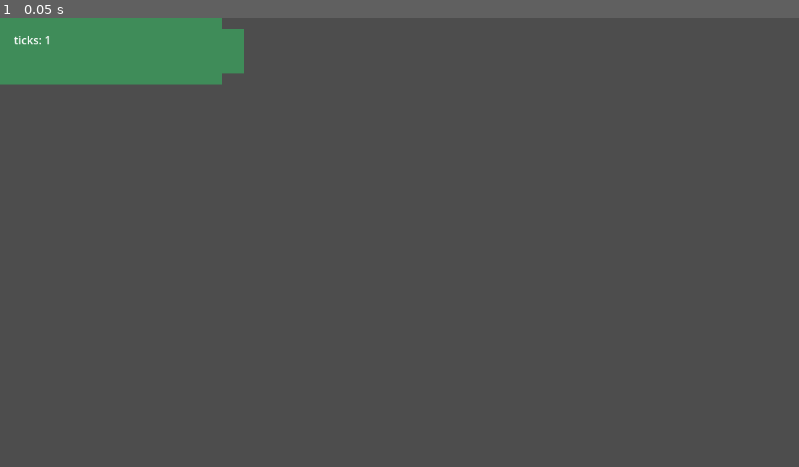
Above: before the commit, frame 1.
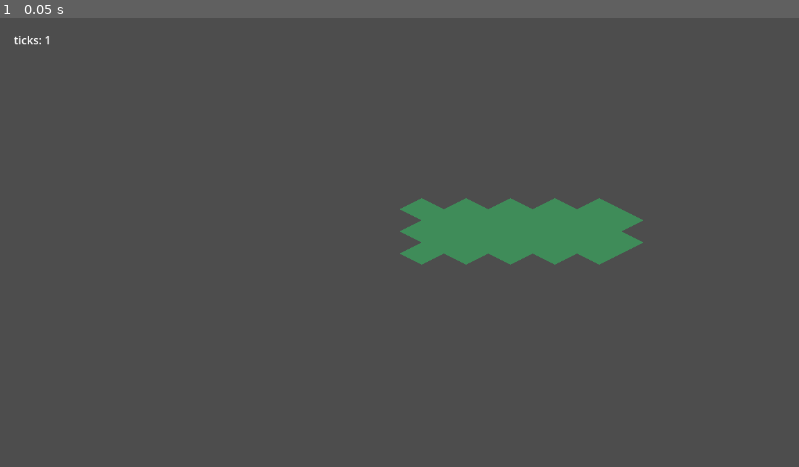
Above: after the commit, the same moment.

Repository: armoryworks/forge-factory
Game: Godot game, scene res://scenes/main.tscn
Same seed, same stepped clock (60 frames per second), same inputs: the game is played once before the commit and once after it.
Inputs:
- Up to frame 1 (0.05 s): no input

The runs differ from the first frame. In frame 1, 7.8% of the frame differs, in the area x 0-81%, y 0-56%.

Commit message:
render: implement iso review findings R1-R4
R1: iso_map.gd -> terrain_layer.gd, with an in-file boundary comment —
    TileMapLayer owns render layers 0-2 (terrain/decals/flat) only;
    machines and items (layers 3-4) live in a separate far-corner-sorted
    draw list, never here (isometric-design.md §3).
R2: add Camera2D; move TickLabel under a CanvasLayer so overlays stay
    screen-space and do not pan with the world (§6.3). Camera controller
    (zoom stops, zoom-to-cursor, pan) still unbuilt.
R3: rasterize the placeholder tile as a diamond with transparent corners
    (|dx/32| + |dy/16| > 1). Opaque rects overlap on iso cells and made
    the 5x5 grid render as one blob.
R4: default_texture_filter=0 (Nearest) — linear filtering gives back the
    diagonal shimmer that dimetric 2:1 was chosen to avoid (§1).

Verified: headless SIM_CHECK PASS; windowed Vulkan Forward+ boot clean on
RX 9070 XT, no script/scene errors. Zoomed-panning shimmer check needs a
camera controller to exist — deferred, logged as inventory B22.

Co-Authored-By: Claude Opus 4.8 <noreply@anthropic.com>

Diff:
--- a/game/project.godot
+++ b/game/project.godot
@@ -21,3 +21,4 @@
 [rendering]
 
 renderer/rendering_method="forward_plus"
+textures/canvas_textures/default_texture_filter=0
--- a/game/scenes/main.tscn
+++ b/game/scenes/main.tscn
@@ -1,14 +1,22 @@
 [gd_scene load_steps=3 format=3]
 
 [ext_resource type="Script" path="res://scripts/main.gd" id="1"]
-[ext_resource type="Script" path="res://scripts/iso_map.gd" id="2"]
+[ext_resource type="Script" path="res://scripts/terrain_layer.gd" id="2"]
 
 [node name="Main" type="Node2D"]
 script = ExtResource("1")
 
-[node name="IsoMap" type="TileMapLayer" parent="."]
+[node name="TerrainLayer" type="TileMapLayer" parent="."]
 script = ExtResource("2")
 
-[node name="TickLabel" type="Label" parent="."]
-position = Vector2(20, 20)
+[node name="Camera2D" type="Camera2D" parent="."]
+position = Vector2(0, 64)
+
+[node name="UILayer" type="CanvasLayer" parent="."]
+
+[node name="TickLabel" type="Label" parent="UILayer"]
+offset_left = 20.0
+offset_top = 20.0
+offset_right = 220.0
+offset_bottom = 43.0
 text = "ticks: 0"
--- a/game/scripts/iso_map.gd
+++ /dev/null
@@ -1,28 +0,0 @@
-extends TileMapLayer
-
-# Phase 2 stub: procedurally-generated placeholder isometric grid.
-# No art assets — a solid-color tile is generated at runtime.
-const GRID_SIZE := 5
-const TILE_W := 64
-const TILE_H := 32
-
-func _ready() -> void:
-	var tile_set := TileSet.new()
-	tile_set.tile_shape = TileSet.TILE_SHAPE_ISOMETRIC
-	tile_set.tile_size = Vector2i(TILE_W, TILE_H)
-
-	var img := Image.create(TILE_W, TILE_H, false, Image.FORMAT_RGBA8)
-	img.fill(Color(0.25, 0.55, 0.35, 1.0))
-	var tex := ImageTexture.create_from_image(img)
-
-	var source := TileSetAtlasSource.new()
-	source.texture = tex
-	source.texture_region_size = Vector2i(TILE_W, TILE_H)
-	source.create_tile(Vector2i(0, 0))
-	var source_id := tile_set.add_source(source)
-
-	self.tile_set = tile_set
-
-	for x in range(GRID_SIZE):
-		for y in range(GRID_SIZE):
-			set_cell(Vector2i(x, y), source_id, Vector2i(0, 0))
--- a/game/scripts/main.gd
+++ b/game/scripts/main.gd
@@ -5,7 +5,9 @@
 # sim loop advances independently of render frame rate.
 const TEST_DURATION_SEC := 3.0
 
-@onready var _tick_label: Label = $TickLabel
+# Overlays live under a CanvasLayer (screen space) so they do not pan or scale with the
+# world camera — isometric-design.md §6.3.
+@onready var _tick_label: Label = $UILayer/TickLabel
 
 var _start_msec := 0
 var _checked := false
--- /dev/null
+++ b/game/scripts/terrain_layer.gd
@@ -0,0 +1,64 @@
+extends TileMapLayer
+
+# RENDER BOUNDARY — see docs/isometric-design.md §3 and docs/iso-review-scaffold.md A1.
+#
+# This TileMapLayer owns render layers 0-2 ONLY: terrain, ground decals, and flat
+# coplanar entities (belts, pipes, foundations). Those layers are coplanar, so they draw
+# in raw grid iteration order at zero sort cost. That is what a tilemap is good at.
+#
+# Machines and items (layers 3-4) DO NOT belong here and must never be added to it.
+# They live in a separately-managed sorted draw list keyed on the footprint's FAR corner
+# (x+w + y+h + z*BIG) with a stable entity-id tiebreak. A tilemap is a grid of cells: it
+# has no concept of a multi-tile entity's far corner, and it sorts per-cell. Putting a
+# 3x3 assembler here sorts it as if it were a 1x1 at its origin, which draws it behind
+# belts that are visually in front of it — the classic isometric failure §3 exists to
+# prevent.
+#
+# Phase 2 stub: procedurally-generated placeholder grid. No art assets — the tile is
+# rasterized at runtime (isometric-design.md §5: placeholders are generated, never
+# borrowed).
+const GRID_SIZE := 5
+const TILE_W := 64
+const TILE_H := 32
+
+func _ready() -> void:
+	var tile_set := TileSet.new()
+	tile_set.tile_shape = TileSet.TILE_SHAPE_ISOMETRIC
+	tile_set.tile_size = Vector2i(TILE_W, TILE_H)
+
+	var tex := ImageTexture.create_from_image(_make_diamond_tile())
+
+	var source := TileSetAtlasSource.new()
+	source.texture = tex
+	source.texture_region_size = Vector2i(TILE_W, TILE_H)
+	source.create_tile(Vector2i(0, 0))
+	var source_id := tile_set.add_source(source)
+
+	self.tile_set = tile_set
+
+	for x in range(GRID_SIZE):
+		for y in range(GRID_SIZE):
+			set_cell(Vector2i(x, y), source_id, Vector2i(0, 0))
+
+# Rasterize the isometric cell as a diamond with transparent corners. A fully-opaque
+# rectangle is wrong: adjacent iso cells overlap by half a tile, so opaque neighbours
+# paint over each other and the grid renders as one blob instead of N diamonds.
+# Inside test is |dx/(W/2)| + |dy/(H/2)| <= 1 about the tile centre.
+func _make_diamond_tile() -> Image:
+	var img := Image.create(TILE_W, TILE_H, false, Image.FORMAT_RGBA8)
+	img.fill(Color(0.0, 0.0, 0.0, 0.0))
+
+	var fill := Color(0.25, 0.55, 0.35, 1.0)
+	var half_w: float = float(TILE_W) * 0.5
+	var half_h: float = float(TILE_H) * 0.5
+
+	for py in range(TILE_H):
+		for px in range(TILE_W):
+			# Pixel centres, so the diamond is symmetric about the tile centre.
+			var dx: float = (float(px) + 0.5) - half_w
+			var dy: float = (float(py) + 0.5) - half_h
+			var d: float = absf(dx) / half_w + absf(dy) / half_h
+			if d <= 1.0:
+				img.set_pixel(px, py, fill)
+
+	return img
Not shown, changed: docs/inventory.md
Not shown, changed: docs/iso-review-scaffold.md
